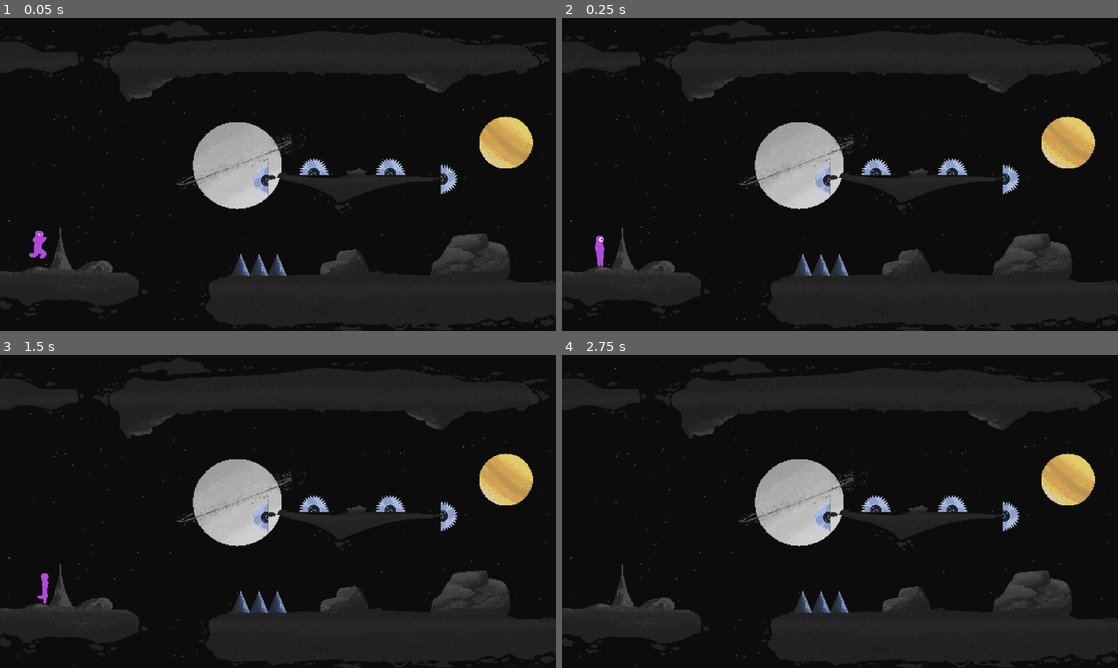
Above: before the commit, frames 1-4 (two rows, left to right).
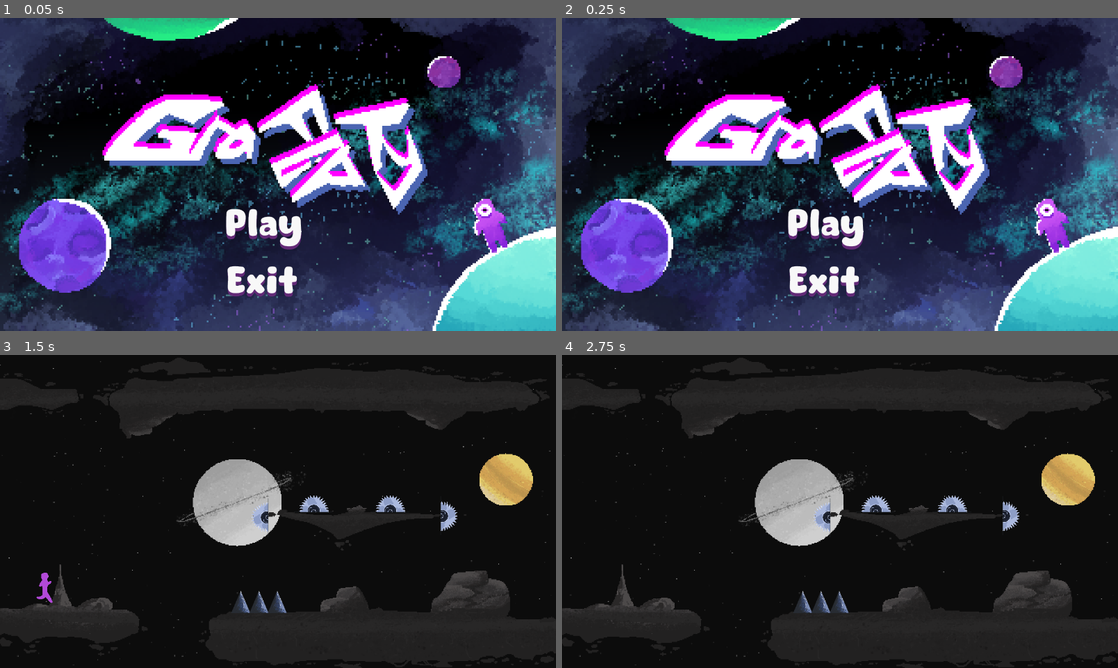
Above: after the commit, the same moments.

Repository: SullKanaeru/space-platform-game
Game: Godot game, scene res://scenes/Main_menu_scene/Main_menu.tscn
Two runs of this game, one before a commit and one after it. Both use one fixed random seed, a clock stepped at 60 frames per second and the inputs below. Before the commit the project starts from res://scenes/main.tscn.
Inputs (mouse positions are in pixels of both pictures, inside the frame that each line leads up to):
- Up to frame 1 (0.05 s): no input
- Up to frame 2 (0.25 s): no input
- Up to frame 3 (1.5 s): click (266, 567) at 0.52 s; move the mouse to (400, 495) at 1.27 s; hold D (right) from 1.28 s (still down)
- Up to frame 4 (2.75 s): keep holding D (right); tap Space (jump) at 1.52, 2.27 s; move the mouse to (728, 527) at 2.02 s

The runs differ from the first frame. In frame 1, 80% of the frame differs, in the area x 0-100%, y 0-100%; in frame 2, 80%; in frame 3, less than 0.1%; in frame 4, nothing differs.

Commit message:
Update all main menu_done

Diff:
--- /dev/null
+++ b/default_bus_layout.tres
@@ -0,0 +1,9 @@
+[gd_resource type="AudioBusLayout" format=3 uid="uid://tc4e4rsip2n4"]
+
+[resource]
+bus/1/name = &"UI"
+bus/1/solo = false
+bus/1/mute = false
+bus/1/bypass_fx = false
+bus/1/volume_db = -11.840772
+bus/1/send = &"Master"
--- a/project.godot
+++ b/project.godot
@@ -11,7 +11,7 @@
 [application]
 
 config/name="Platform Game"
-run/main_scene="uid://xbruc0cchieb"
+run/main_scene="uid://bhd67ilsrqkq2"
 config/features=PackedStringArray("4.5", "Forward Plus")
 config/icon="res://icon.svg"
 
--- /dev/null
+++ b/scenes/Main_menu_scene/Main_menu.tscn
@@ -0,0 +1,53 @@
+[gd_scene load_steps=9 format=3 uid="uid://bhd67ilsrqkq2"]
+
+[ext_resource type="PackedScene" uid="uid://de31bimraf8bi" path="res://scenes/Main_menu_scene/ui_sounds.tscn" id="1_xsdyf"]
+[ext_resource type="Texture2D" uid="uid://bnyn5ghc7tnfr" path="res://assets/Main_Menu/play.png" id="2_ibklr"]
+[ext_resource type="Texture2D" uid="uid://bh5cxyt1feyke" path="res://assets/Main_Menu/main menu.png" id="2_luk88"]
+[ext_resource type="Script" uid="uid://dny4tg60c07ff" path="res://scripts/ui_button.gd" id="2_yhevq"]
+[ext_resource type="Texture2D" uid="uid://1nrdtlb6136c" path="res://assets/Main_Menu/play pressed.png" id="3_yhevq"]
+[ext_resource type="Texture2D" uid="uid://daomm8go2eulb" path="res://assets/Main_Menu/exit.png" id="4_bnhwh"]
+[ext_resource type="Texture2D" uid="uid://ckc4dpouedfna" path="res://assets/Main_Menu/exit pressed.png" id="5_un4cf"]
+[ext_resource type="PackedScene" uid="uid://bdaudgx08y12y" path="res://scenes/Main_menu_scene/color_rect.tscn" id="8_bnhwh"]
+
+[node name="MainMenu" type="Node2D"]
+
+[node name="UISounds" parent="." instance=ExtResource("1_xsdyf")]
+root_path = NodePath("../UI_Button")
+
+[node name="UI_Button" type="Node" parent="."]
+script = ExtResource("2_yhevq")
+
+[node name="Background" type="Sprite2D" parent="UI_Button"]
+position = Vector2(640, 360)
+scale = Vector2(0.6666666, 0.6666667)
+texture = ExtResource("2_luk88")
+
+[node name="Play" type="TextureButton" parent="UI_Button"]
+offset_left = 507.99997
+offset_top = 432.99997
+offset_right = 808.0
+offset_bottom = 593.0
+scale = Vector2(0.6684168, 0.6684168)
+texture_normal = ExtResource("2_ibklr")
+texture_pressed = ExtResource("3_yhevq")
+texture_hover = ExtResource("3_yhevq")
+
+[node name="Exit" type="TextureButton" parent="UI_Button"]
+offset_left = 499.99997
+offset_top = 551.0
+offset_right = 800.0
+offset_bottom = 711.0
+scale = Vector2(0.6684168, 0.6684168)
+texture_normal = ExtResource("4_bnhwh")
+texture_pressed = ExtResource("5_un4cf")
+texture_hover = ExtResource("5_un4cf")
+
+[node name="ColorRect" parent="." instance=ExtResource("8_bnhwh")]
+visible = false
+
+[node name="fade_timer" type="Timer" parent="ColorRect"]
+wait_time = 1.2999999999999998
+
+[connection signal="pressed" from="UI_Button/Play" to="UI_Button" method="_on_play_pressed"]
+[connection signal="pressed" from="UI_Button/Exit" to="UI_Button" method="_on_exit_pressed"]
+[connection signal="timeout" from="ColorRect/fade_timer" to="UI_Button" method="_on_fade_timer_timeout"]
--- /dev/null
+++ b/scenes/Main_menu_scene/color_rect.tscn
@@ -0,0 +1,63 @@
+[gd_scene load_steps=5 format=3 uid="uid://bdaudgx08y12y"]
+
+[sub_resource type="Animation" id="Animation_il1q7"]
+resource_name = "fade_in"
+tracks/0/type = "value"
+tracks/0/imported = false
+tracks/0/enabled = true
+tracks/0/path = NodePath(".:color")
+tracks/0/interp = 1
+tracks/0/loop_wrap = true
+tracks/0/keys = {
+"times": PackedFloat32Array(0, 1),
+"transitions": PackedFloat32Array(1, 1),
+"update": 0,
+"values": [Color(0, 0, 0, 0), Color(0, 0, 0, 1)]
+}
+
+[sub_resource type="Animation" id="Animation_pmtrh"]
+length = 0.001
+tracks/0/type = "value"
+tracks/0/imported = false
+tracks/0/enabled = true
+tracks/0/path = NodePath(".:color")
+tracks/0/interp = 1
+tracks/0/loop_wrap = true
+tracks/0/keys = {
+"times": PackedFloat32Array(0),
+"transitions": PackedFloat32Array(1),
+"update": 0,
+"values": [Color(0, 0, 0, 1)]
+}
+
+[sub_resource type="Animation" id="Animation_ngfda"]
+resource_name = "fade_out"
+tracks/0/type = "value"
+tracks/0/imported = false
+tracks/0/enabled = true
+tracks/0/path = NodePath(".:color")
+tracks/0/interp = 1
+tracks/0/loop_wrap = true
+tracks/0/keys = {
+"times": PackedFloat32Array(0, 1),
+"transitions": PackedFloat32Array(1, 1),
+"update": 0,
+"values": [Color(0, 0, 0, 1), Color(0, 0, 0, 0)]
+}
+
+[sub_resource type="AnimationLibrary" id="AnimationLibrary_upl85"]
+_data = {
+&"RESET": SubResource("Animation_pmtrh"),
+&"fade_in": SubResource("Animation_il1q7"),
+&"fade_out": SubResource("Animation_ngfda")
+}
+
+[node name="ColorRect" type="ColorRect"]
+offset_right = 1281.0
+offset_bottom = 724.0
+color = Color(0, 0, 0, 1)
+
+[node name="AnimationPlayer" type="AnimationPlayer" parent="."]
+libraries = {
+&"": SubResource("AnimationLibrary_upl85")
+}
--- /dev/null
+++ b/scenes/Main_menu_scene/ui_sounds.tscn
@@ -0,0 +1,6 @@
+[gd_scene load_steps=2 format=3 uid="uid://de31bimraf8bi"]
+
+[ext_resource type="Script" uid="uid://cchud18j7ckve" path="res://scripts/ui_sounds.gd" id="1_dxilu"]
+
+[node name="UISounds" type="Node"]
+script = ExtResource("1_dxilu")
--- /dev/null
+++ b/scripts/ui_button.gd
@@ -0,0 +1,17 @@
+extends Node
+
+
+@onready var timer := $DelayTimer
+
+func _on_play_pressed() -> void:
+	await wait(0.6)
+	get_tree().change_scene_to_file("res://scenes/main.tscn")
+
+
+func _on_exit_pressed() -> void:
+	await wait(0.6)
+	get_tree().quit()
+
+
+func wait(seconds: float) -> void:
+	await get_tree().create_timer(seconds).timeout
--- /dev/null
+++ b/scripts/ui_sounds.gd
@@ -0,0 +1,32 @@
+extends Node
+
+@export var root_path : NodePath
+
+@onready var sounds = {
+	&"SFX_menu_accept" : AudioStreamPlayer.new(),
+	&"sfx_menu_hover" : AudioStreamPlayer.new()
+	}
+
+
+func _ready() -> void:
+	assert(root_path != null, "Empty root Path for UI sound!")
+
+	for i in sounds.keys():
+		sounds[i].stream = load("res://assets/sounds/" + str(i) + ".wav")
+		sounds[i].bus = &"UI"
+		add_child(sounds[i])
+
+	install_sounds(get_node(root_path))
+
+
+func install_sounds(node: Node) -> void:
+	for i in node.get_children():
+		if i is TextureButton:
+			i.mouse_entered.connect( func(): ui_sfx_play(&"sfx_menu_hover"))
+			i.pressed.connect( func(): ui_sfx_play(&"SFX_menu_accept"))
+
+		install_sounds(i)
+
+
+func ui_sfx_play(sound: StringName) -> void:
+	sounds[sound].play()
Binary file added: assets/Main_Menu/exit pressed.png
Not shown, added: assets/Main_Menu/exit pressed.png.import
Binary file added: assets/Main_Menu/exit.png
Not shown, added: assets/Main_Menu/exit.png.import
Binary file added: assets/Main_Menu/main menu.png
Not shown, added: assets/Main_Menu/main menu.png.import
Binary file added: assets/Main_Menu/play pressed.png
Not shown, added: assets/Main_Menu/play pressed.png.import
Binary file added: assets/Main_Menu/play.png
Not shown, added: assets/Main_Menu/play.png.import
Not shown, added: assets/sounds/SFX_menu_accept.wav.import
Not shown, added: assets/sounds/sfx_menu_hover.wav.import
(and 6 more such lines)
